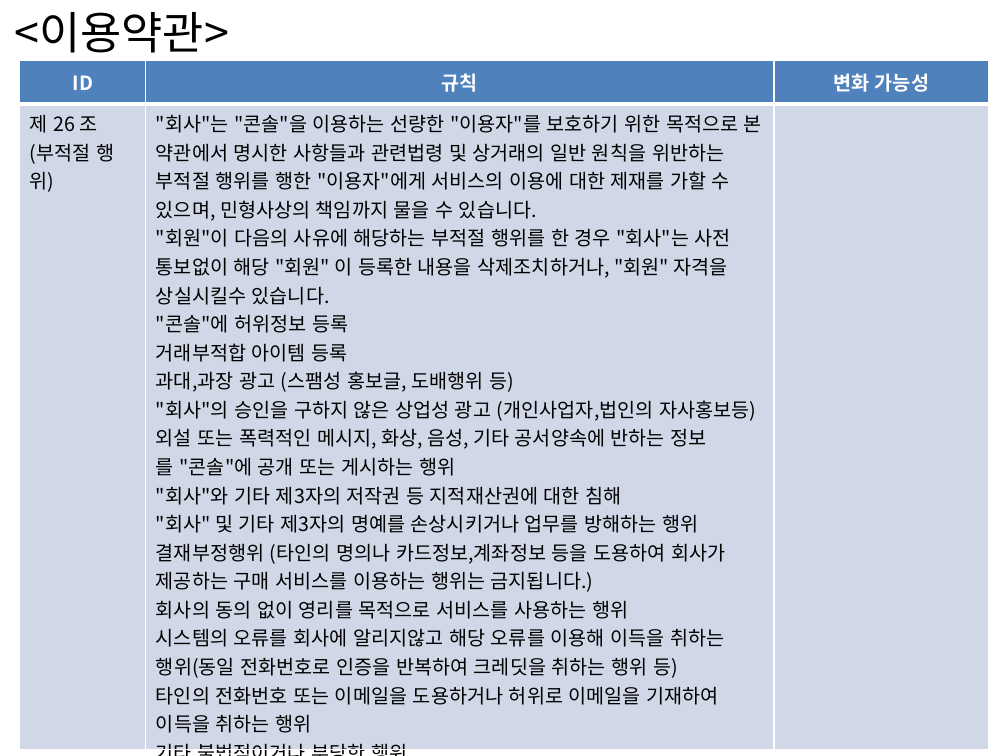
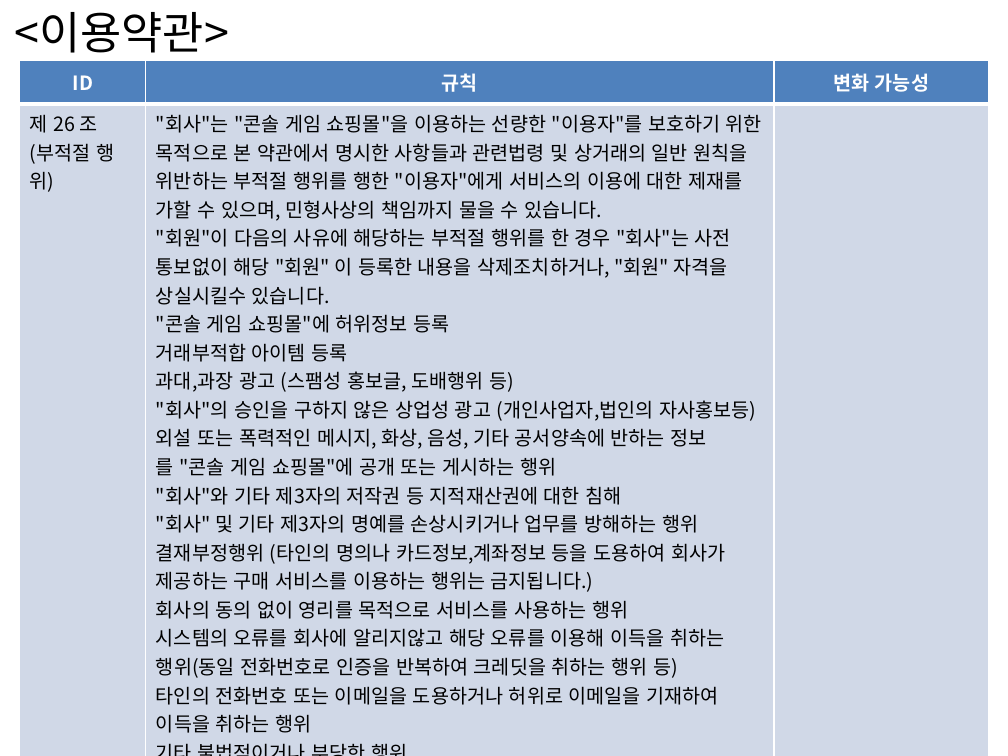
Before and after one commit to Jung-hyeon-Park/portfolio_actifact, a slide deck: slide 18 of 0. 기타/SW아키텍처+비전+수립+-+비즈니스룰+-+_박범진, 박정현.pptx. Drawn at 1008x756 pixels with LibreOffice and Linux fonts; fonts in the diff are those of the drawing. Boxes give left, top, right and bottom in pixels: in the first picture for what was removed or moved away, otherwise in the second. Text is boxed around its words. In the diff, an @@ line names an element or a change of style, - is before the commit and + after.

```diff
--- a/0. 기타/SW아키텍처+비전+수립+-+비즈니스룰+-+_박범진, 박정현.pptx
+++ b/0. 기타/SW아키텍처+비전+수립+-+비즈니스룰+-+_박범진, 박정현.pptx
@@ table at [20,60,989,756] @@
@@ row 2, column 2: ""회사"는 "콘솔"을 이용하는 선량한 "이용자"를 보호하기 위한 목적으로 본 약관에서 명시한 사항들과 관련법령 및 상거래의 일반 원칙을 위반하는 부적절 행위를 행한 "이용자"에게 서비스의 이용에 대한 제재를 가할 수 있으며, 민형사상의 책임까지 물을 수 있습니다. / "회원"이 다음의 사유에 해당하는 부적절 행위를 한 경우 "회사"는 사전 통보없이 해당 "회원" 이 등록한 내용을 삭제조치하거나, "회원" 자격을 상실시킬수 있습니다. / "콘솔"에 허위정보 등록 / 거래부적합 아이템 등록 / 과대,과장 광고 (스팸성 홍보글, 도배행위 등) / "회사"의 승인을 구하지 않은 상업성 광고 (개인사업자,법인의 자사홍보등) / 외설 또는 폭력적인 메시지, 화상, 음성, 기타 공서양속에 반하는 정보를 "콘솔"에 공개 또는 게시하는 행위 / "회사"와 기타 제3자의 저작권 등 지적재산권에 대한 침해 / "회사" 및 기타 제3자의 명예를 손상시키거나 업무를 방해하는 행위 / 결재부정행위 (타인의 명의나 카드정보,계좌정보 등을 도용하여 회사가 제공하는 구매 서비스를 이용하는 행위는 금지됩니다.) / 회사의 동의 없이 영리를 목적으로 서비스를 사용하는 행위 / 시스템의 오류를 회사에 알리지않고 해당 오류를 이용해 이득을 취하는 행위(동일 전화번호로 인증을 반복하여 크레딧을 취하는 행위 등) / 타인의 전화번호 또는 이메일을 도용하거나 허위로 이메일을 기재하여 이득을 취하는 행위 / 기타 불법적이거나 부당한 행위 / "회사"가 정한 정보 이외의 정보(컴퓨터 프로그램 등) 등의 송신 또는 게시 / 기타 "회사"가 필요하다고 판단하는 경우" to ""회사"는 "콘솔 게임 쇼핑몰"을 이용하는 선량한 "이용자"를 보호하기 위한 목적으로 본 약관에서 명시한 사항들과 관련법령 및 상거래의 일반 원칙을 위반하는 부적절 행위를 행한 "이용자"에게 서비스의 이용에 대한 제재를 가할 수 있으며, 민형사상의 책임까지 물을 수 있습니다. / "회원"이 다음의 사유에 해당하는 부적절 행위를 한 경우 "회사"는 사전 통보없이 해당 "회원" 이 등록한 내용을 삭제조치하거나, "회원" 자격을 상실시킬수 있습니다. / "콘솔 게임 쇼핑몰"에 허위정보 등록 / 거래부적합 아이템 등록 / 과대,과장 광고 (스팸성 홍보글, 도배행위 등) / "회사"의 승인을 구하지 않은 상업성 광고 (개인사업자,법인의 자사홍보등) / 외설 또는 폭력적인 메시지, 화상, 음성, 기타 공서양속에 반하는 정보를 "콘솔 게임 쇼핑몰"에 공개 또는 게시하는 행위 / "회사"와 기타 제3자의 저작권 등 지적재산권에 대한 침해 / "회사" 및 기타 제3자의 명예를 손상시키거나 업무를 방해하는 행위 / 결재부정행위 (타인의 명의나 카드정보,계좌정보 등을 도용하여 회사가 제공하는 구매 서비스를 이용하는 행위는 금지됩니다.) / 회사의 동의 없이 영리를 목적으로 서비스를 사용하는 행위 / 시스템의 오류를 회사에 알리지않고 해당 오류를 이용해 이득을 취하는 행위(동일 전화번호로 인증을 반복하여 크레딧을 취하는 행위 등) / 타인의 전화번호 또는 이메일을 도용하거나 허위로 이메일을 기재하여 이득을 취하는 행위 / 기타 불법적이거나 부당한 행위 / "회사"가 정한 정보 이외의 정보(컴퓨터 프로그램 등) 등의 송신 또는 게시 / 기타 "회사"가 필요하다고 판단하는 경우" @@
```
Also in this commit, not shown: 12 other slides changed, 5 other files.
